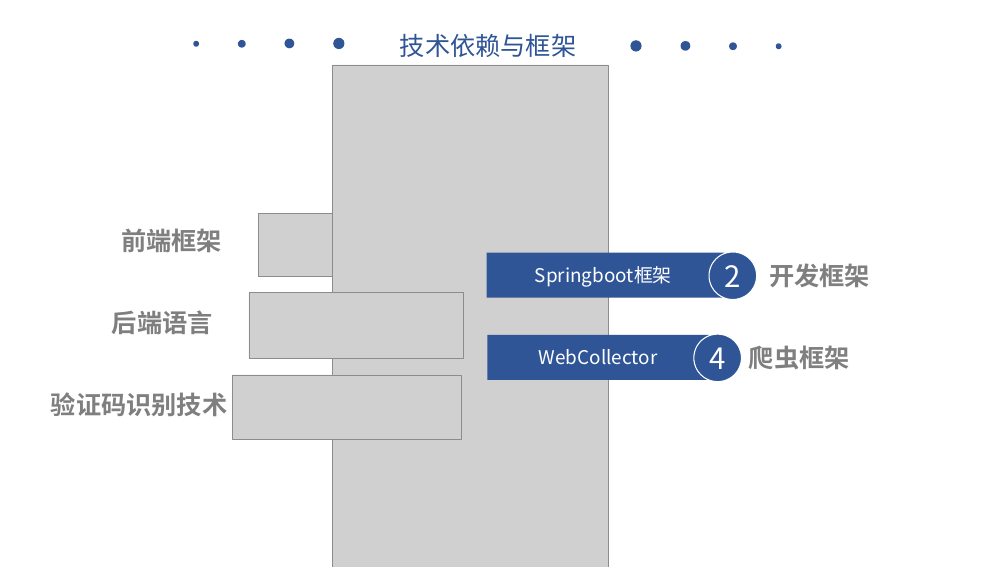
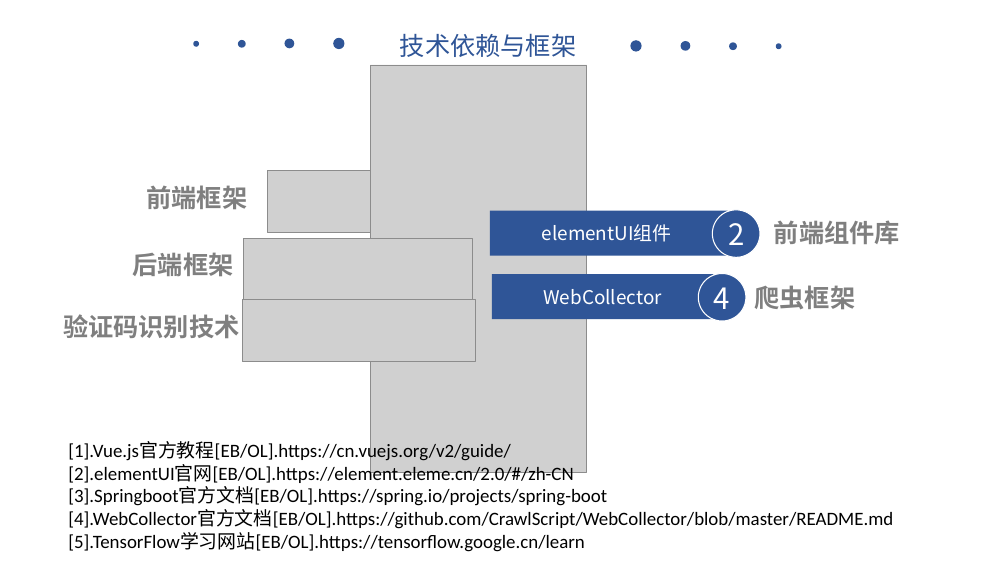
Before and after one commit to avgstuBoboge/SE2020-document, a slide deck: slide 8 of ppt/SE2020-G16-项目介绍.ppt. Drawn at 1008x567 pixels with LibreOffice and Linux fonts; fonts in the diff are those of the drawing; grey boxes stand for pictures; background and template pictures are left out. Boxes give left, top, right and bottom in pixels: in the first picture for what was removed or moved away, otherwise in the second. Text is boxed around its words. In the diff, an @@ line names an element or a change of style, - is before the commit and + after.

```diff
--- a/ppt/SE2020-G16-项目介绍.ppt
+++ b/ppt/SE2020-G16-项目介绍.ppt
@@ picture: place and size @@
-picture at box(332, 65, 608, 567)
+picture at box(370, 65, 586, 472)
@@ text "前端框架": place and size @@
-text "前端框架" at box(121, 228, 222, 252)
+text "前端框架" at box(147, 185, 248, 209)
@@ picture: place and size @@
-picture at box(258, 214, 462, 277)
+picture at box(267, 171, 471, 233)
@@ picture: place and size @@
-picture at box(249, 292, 463, 358)
+picture at box(243, 238, 472, 300)
@@ rectangle "elementUI组件": place and size @@
-rectangle "elementUI组件" at box(487, 252, 725, 298)
+rectangle "elementUI组件" at box(490, 210, 728, 255)
@@ text in rectangle at box(542, 224, 672, 242): text changed @@
-Springboot框架
+elementUI组件
@@ ellipse "2": place and size @@
-ellipse "2" at box(709, 252, 756, 299)
+ellipse "2" at box(712, 210, 759, 258)
@@ text at box(774, 220, 900, 244): text changed @@
-开发框架
+前端组件库
@@ text at box(133, 252, 234, 276): text changed @@
-后端语言
+后端框架
@@ 1 rectangle, 1 ellipse, 1 text: place and size @@
-1 rectangle, 1 ellipse, 1 text at box(487, 334, 850, 382)
+1 rectangle, 1 ellipse, 1 text at box(492, 274, 855, 321)
@@ text "验证码识别技术": place and size @@
-text "验证码识别技术" at box(51, 392, 227, 416)
+text "验证码识别技术" at box(63, 314, 239, 338)
@@ picture: place and size @@
-picture at box(232, 375, 461, 439)
+picture at box(243, 300, 475, 362)
@@ text added at box(68, 442, 893, 552), 18 pt, text #000000 @@
+[1].Vue.js官方教程[EB/OL].https://cn.vuejs.org/v2/guide/
+[2].elementUI官网[EB/OL].https://element.eleme.cn/2.0/#/zh-CN
+[3].Springboot官方文档[EB/OL].https://spring.io/projects/spring-boot
+[4].WebCollector官方文档[EB/OL].https://github.com/CrawlScript/WebCollector/blob/master/README.md
+[5].TensorFlow学习网站[EB/OL].https://tensorflow.google.cn/learn
```
